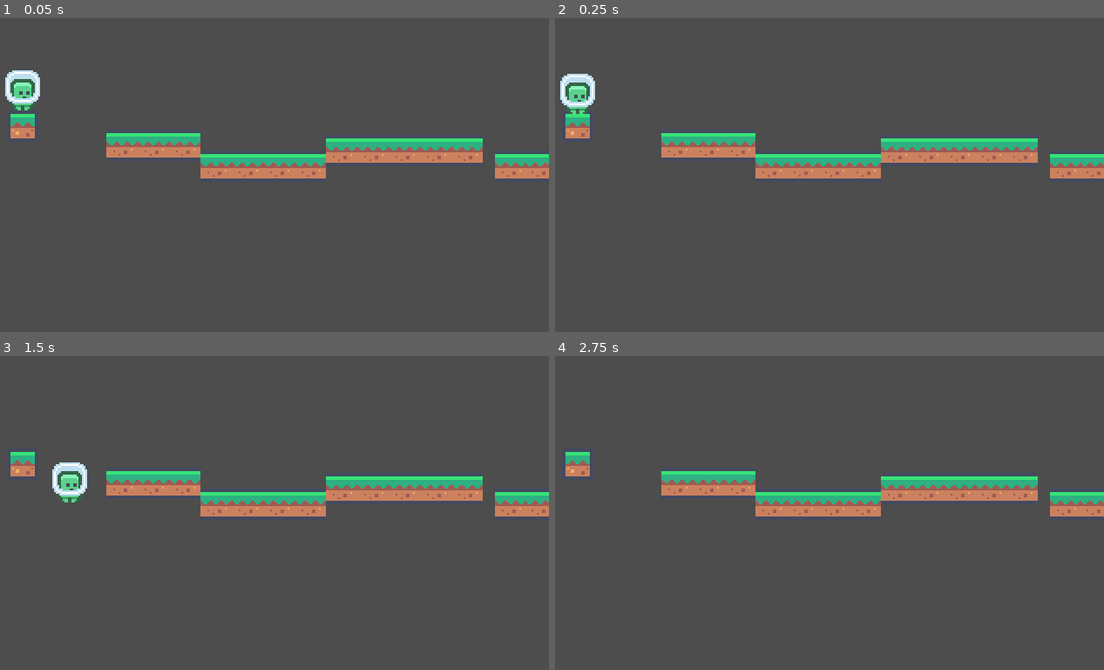
Above: before the commit, frames 1-4 (two rows, left to right).
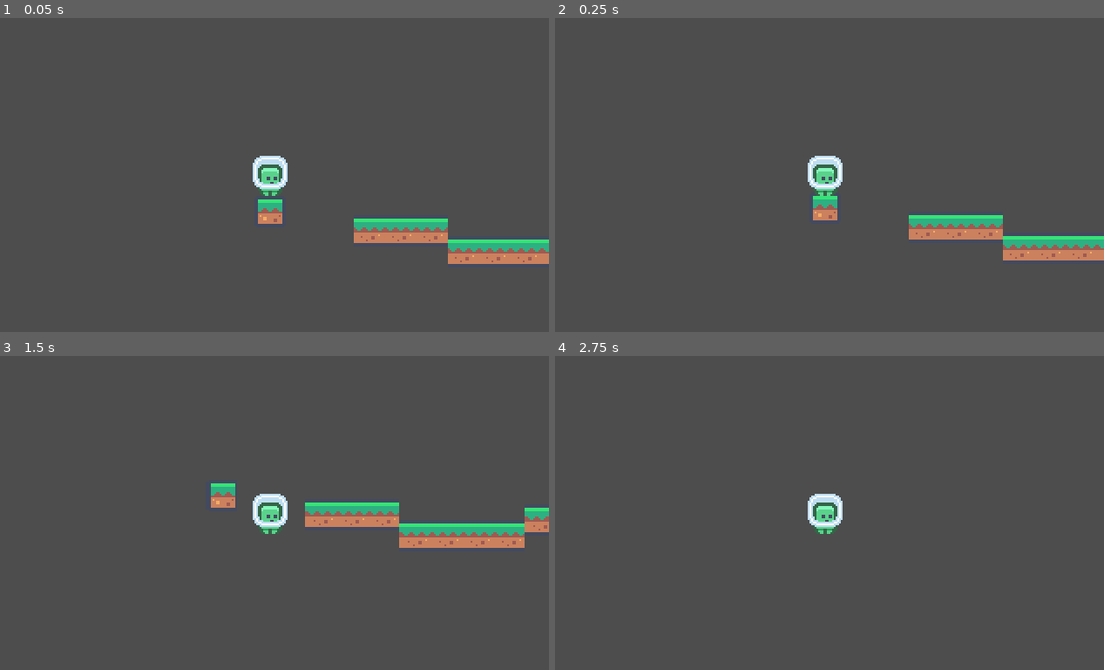
Above: after the commit, the same moments.

Repository: platz-halter/mario_clone
Game: Godot game, scene res://world.tscn
Same seed, same stepped clock (60 frames per second), same inputs: the game is played once before the commit and once after it.
Inputs:
- Up to frame 1 (0.05 s): no input
- Up to frame 2 (0.25 s): no input
- Up to frame 3 (1.5 s): tap Enter at 0.5 s; hold Right (ui_right) 0.53-1.28 s; hold Left (ui_left) from 1.28 s (still down)
- Up to frame 4 (2.75 s): release Left (ui_left) at 2.03 s; hold Right (ui_right) from 2.03 s (still down)

The runs differ from the first frame. In frame 1, 11% of the frame differs, in the area x 0-100%, y 16-79%; in frame 2, 11%; in frame 3, 11%, in the area x 1-100%, y 30-62%; in frame 4, 6.7%.

Commit message:
added rough cam

Diff:
--- a/player.tscn
+++ b/player.tscn
@@ -28,3 +28,6 @@
 [node name="CollisionShape2D" type="CollisionShape2D" parent="."]
 position = Vector2(0, 3)
 shape = SubResource("RectangleShape2D_r6ur2")
+
+[node name="Camera2D" type="Camera2D" parent="."]
+position_smoothing_speed = 1.0
